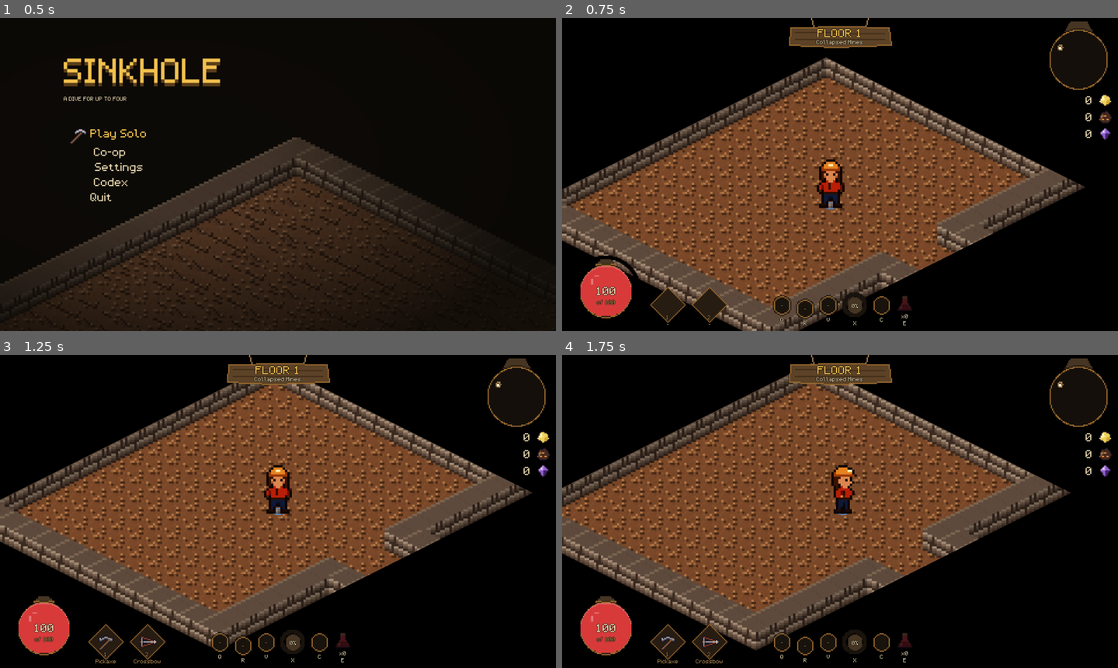
Above: before the commit, frames 1-4 (two rows, left to right).
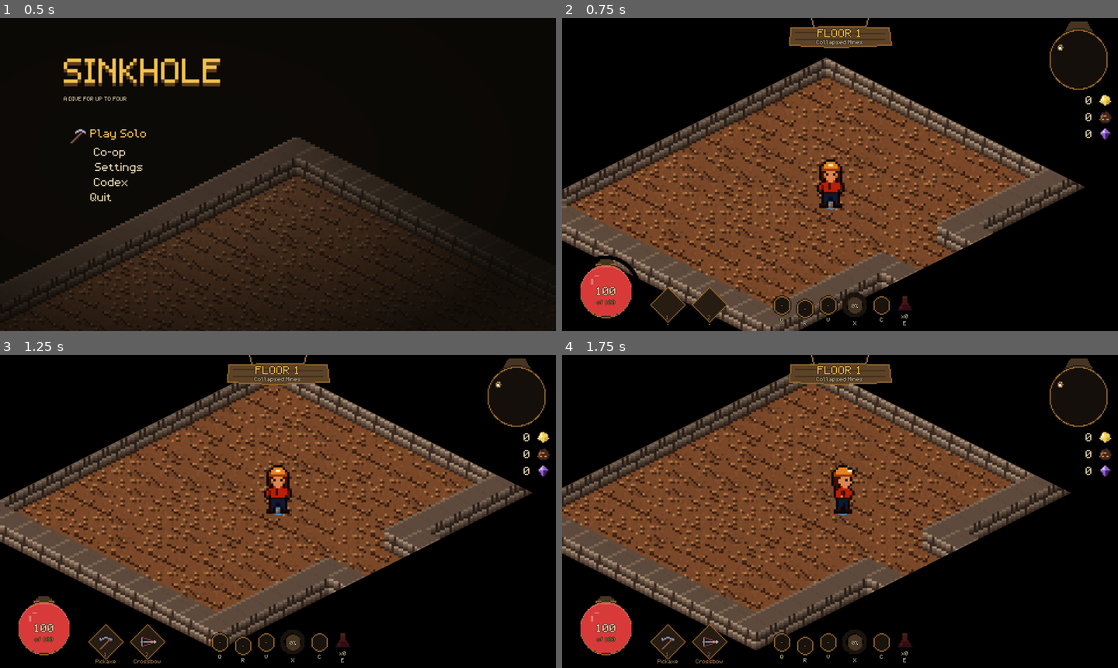
Above: after the commit, the same moments.

Repository: dsdocai-ops/terra-project
Game: Godot game, scene res://scenes/main/main.tscn
Two runs of this game, one before a commit and one after it. Both use one fixed random seed, a clock stepped at 60 frames per second and the inputs below.
Inputs (mouse positions are in pixels of both pictures, inside the frame that each line leads up to):
- Up to frame 1 (0.5 s): no input
- Up to frame 2 (0.75 s): click "Play Solo" at 0.5 s
- Up to frame 3 (1.25 s): no input
- Up to frame 4 (1.75 s): tap Enter (ui_accept) at 1.25, 1.52 s; move the mouse to (962, 495) at 1.27 s; hold D (move_right) from 1.28 s (still down); tap Q (ability_1) at 1.35 s; click (962, 495) at 1.42 s

Frame 1 is identical in both runs. In frame 2, 8.0% of the frame differs, in the area x 1-83%, y 20-92%; in frame 3, 7.9%; in frame 4, 7.9%.

Commit message:
fix(floor-generation): paint descent floors with the floor variants
Floor._paint_tiles still stamped Tiles.FLOOR on every walkable cell, so the
generated descent floors never showed the variants added in #7 (only the
debug test floor did). Paint each cell with Tiles.floor_at(cell) instead;
it is a pure hash of the cell, so every peer still paints the same floor.

Co-Authored-By: Claude Opus 5.5 <noreply@anthropic.com>

Diff:
--- a/scenes/dungeon/floor.gd
+++ b/scenes/dungeon/floor.gd
@@ -68,7 +68,7 @@
 	world.walls_layer.clear()
 	world.floor_layer.modulate = biome.tint if biome != null else Color.WHITE
 	for cell: Vector2i in layout.walkable:
-		world.floor_layer.set_cell(cell, Tiles.SOURCE, Tiles.FLOOR)
+		world.floor_layer.set_cell(cell, Tiles.SOURCE, Tiles.floor_at(cell))
 	for cell: Vector2i in layout.walkable:
 		for dx: int in range(-1, 2):
 			for dy: int in range(-1, 2):
--- a/tests/unit/test_floor_geometry.gd
+++ b/tests/unit/test_floor_geometry.gd
@@ -38,6 +38,24 @@
 			assert_true(cells.has(Vector2i(43 + dx, 13 + dy)), "corner cell %d,%d" % [dx, dy])
 
 
+func test_painted_floor_mixes_every_floor_variant() -> void:
+	var world := (load("res://scenes/main/world.tscn") as PackedScene).instantiate() as World
+	world.debug_test_floor = false
+	add_child_autofree(world)
+	var floor_node := Floor.new()
+	add_child_autofree(floor_node)
+	floor_node.layout = _layout(42)
+	floor_node._paint_tiles(world, BiomeData.for_index(1))
+	var seen: Dictionary[Vector2i, bool] = {}
+	for cell: Vector2i in floor_node.layout.walkable:
+		var coords: Vector2i = world.floor_layer.get_cell_atlas_coords(cell)
+		assert_eq(coords, Tiles.floor_at(cell), "cell %s paints its floor_at variant" % cell)
+		seen[coords] = true
+		if coords != Tiles.floor_at(cell):
+			return
+	assert_eq(seen.size(), Tiles.FLOOR_VARIANTS.size(), "a generated floor shows every variant")
+
+
 func test_stepping_into_a_hallway_clears_all_of_it() -> void:
 	var floor_node := Floor.new()
 	add_child_autofree(floor_node)
